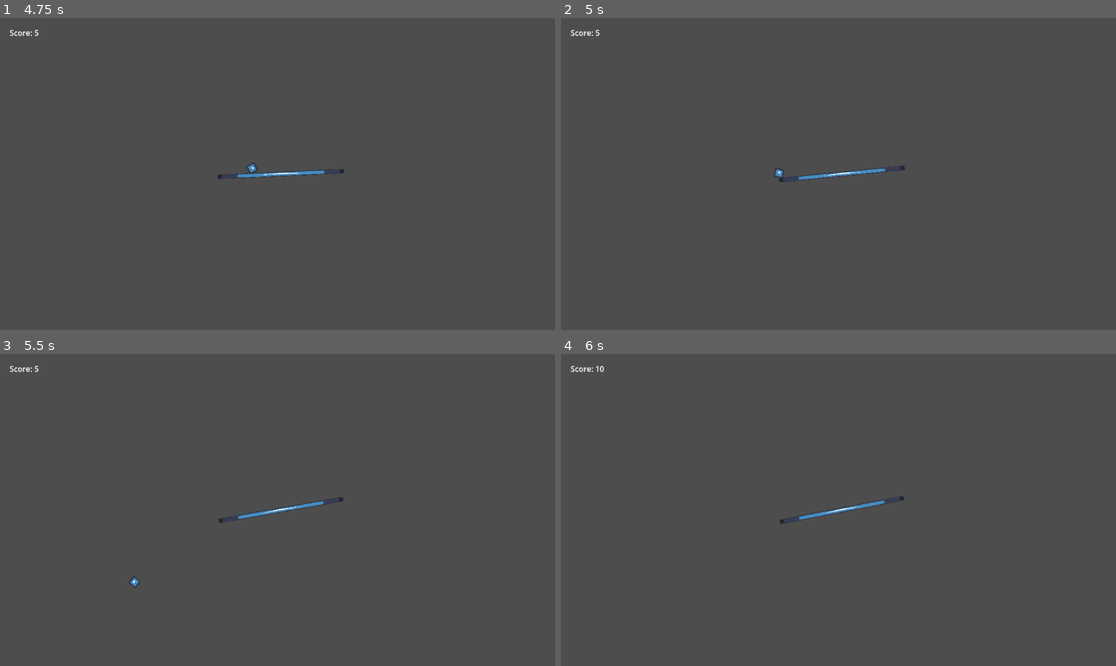
Above: before the commit, frames 1-4 (two rows, left to right).
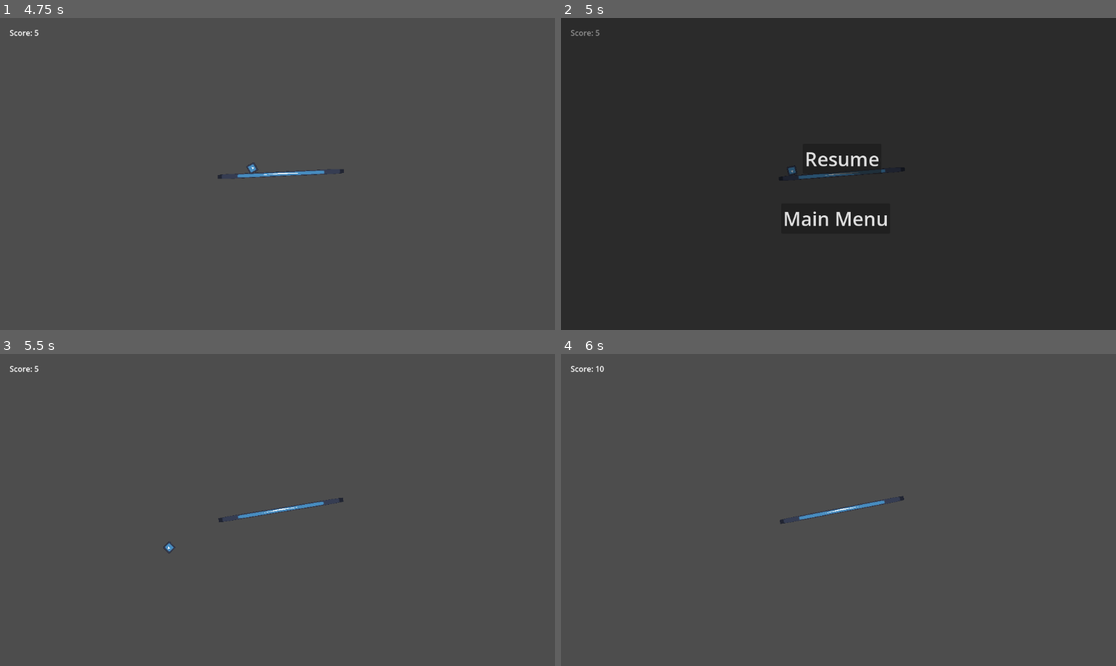
Above: after the commit, the same moments.

Repository: Mai-Anshhh/BalanceBall
Game: Godot game, scene res://scene/game.tscn
Two runs of this game, one before a commit and one after it. Both use one fixed random seed, a clock stepped at 60 frames per second and the inputs below. The engine's default icon, where the game draws it, is replaced by a stand-in: a white triangle on a blue panel in a dark square.
Inputs (mouse positions are in pixels of both pictures, inside the frame that each line leads up to):
- Up to frame 1 (4.75 s): tap Enter at 0.5, 2.75 s; move the mouse to (399, 158) at 0.52 s; hold Right (ui_right) 0.53-1.28 s; tap Alt at 0.6, 2.1, 4.35 s; click (399, 158) at 0.67 s; tap Space at 1.25, 4.25 s; move the mouse to (166, 189) at 1.27 s; hold Down 1.28-2.03 s; tap Shift at 1.35, 2.85 s; move the mouse to (333, 105) at 2.02 s; hold Right (ui_right) 2.03-2.78 s; move the mouse to (249, 236) at 2.77 s; hold Up 2.78-3.5 s; click (249, 236) at 2.92 s; click "Restart" at 3.5 s; move the mouse to (444, 220) at 4.27 s; hold Left (ui_left) from 4.28 s (still down)
- Up to frame 2 (5 s): keep holding Left (ui_left); tap Escape (ui_cancel) at 4.9 s
- Up to frame 3 (5.5 s): release Left (ui_left) at 5 s; click (283, 494) at 5 s, where only the run after the commit has a clickable "Resume"
- Up to frame 4 (6 s): move the mouse to (672, 463) at 5.77 s; hold Left (ui_left) from 5.78 s (still down); tap Shift at 5.85 s

Frame 1 is identical in both runs. In frame 2, 100% of the frame differs, in the area x 0-100%, y 0-100%; in frame 3, 0.1%; in frame 4, less than 0.1%.

Commit message:
Added Pause Menu
Added a pause menu to the game

Diff:
--- a/scene/game.tscn
+++ b/scene/game.tscn
@@ -4,6 +4,7 @@
 [ext_resource type="PackedScene" uid="uid://d1ptahsni0ykx" path="res://scene/platform.tscn" id="1_dbls1"]
 [ext_resource type="PackedScene" uid="uid://bjjmm5fgdlxb6" path="res://scene/player.tscn" id="2_33cqm"]
 [ext_resource type="PackedScene" uid="uid://hvlyof7khnux" path="res://scene/killzone.tscn" id="4_xwcet"]
+[ext_resource type="PackedScene" uid="uid://cicuve2gywa7j" path="res://scene/pause_menu.tscn" id="5_p1ry8"]
 
 [sub_resource type="WorldBoundaryShape2D" id="WorldBoundaryShape2D_p1ry8"]
 
@@ -50,4 +51,7 @@
 position = Vector2(0, 330)
 shape = SubResource("WorldBoundaryShape2D_p1ry8")
 
+[node name="PauseMenu" parent="." unique_id=49578373 instance=ExtResource("5_p1ry8")]
+visible = false
+
 [connection signal="timeout" from="Timer" to="." method="_on_timer_timeout"]
--- /dev/null
+++ b/scene/pause_menu.tscn
@@ -0,0 +1,31 @@
+[gd_scene format=3 uid="uid://cicuve2gywa7j"]
+
+[ext_resource type="Script" uid="uid://c02dp7dmn3x6p" path="res://scripts/pause_menu.gd" id="1_grdc7"]
+
+[node name="PauseMenu" type="CanvasLayer" unique_id=49578373]
+process_mode = 3
+script = ExtResource("1_grdc7")
+
+[node name="ColorRect" type="ColorRect" parent="." unique_id=858218925]
+offset_right = 1153.0
+offset_bottom = 650.0
+color = Color(0, 0, 0, 0.43529412)
+
+[node name="Resume" type="Button" parent="." unique_id=1439940723]
+offset_left = 502.0
+offset_top = 261.0
+offset_right = 665.0
+offset_bottom = 324.0
+theme_override_font_sizes/font_size = 40
+text = "Resume"
+
+[node name="Main Menu" type="Button" parent="." unique_id=1654022472]
+offset_left = 457.0
+offset_top = 385.0
+offset_right = 683.0
+offset_bottom = 448.0
+theme_override_font_sizes/font_size = 40
+text = "Main Menu"
+
+[connection signal="pressed" from="Resume" to="." method="_on_resume_pressed"]
+[connection signal="pressed" from="Main Menu" to="." method="_on_main_menu_pressed"]
--- /dev/null
+++ b/scripts/pause_menu.gd
@@ -0,0 +1,26 @@
+extends CanvasLayer
+
+
+# Called when the node enters the scene tree for the first time.
+func _ready() -> void:
+	visible = false
+	get_tree().paused = false
+
+func _input(event: InputEvent) -> void:
+	if Input.is_action_just_pressed("ui_cancel"):
+		if get_tree().paused:
+			visible = false
+			get_tree().paused = false
+		else:
+			visible = true
+			get_tree().paused = true
+
+func _on_resume_pressed() -> void:
+	visible = false
+	get_tree().paused = false
+
+
+func _on_main_menu_pressed() -> void:
+	visible = false
+	get_tree().paused = false
+	get_tree().change_scene_to_file("res://scene/main_menu.tscn")
Not shown, added: scripts/pause_menu.gd.uid
